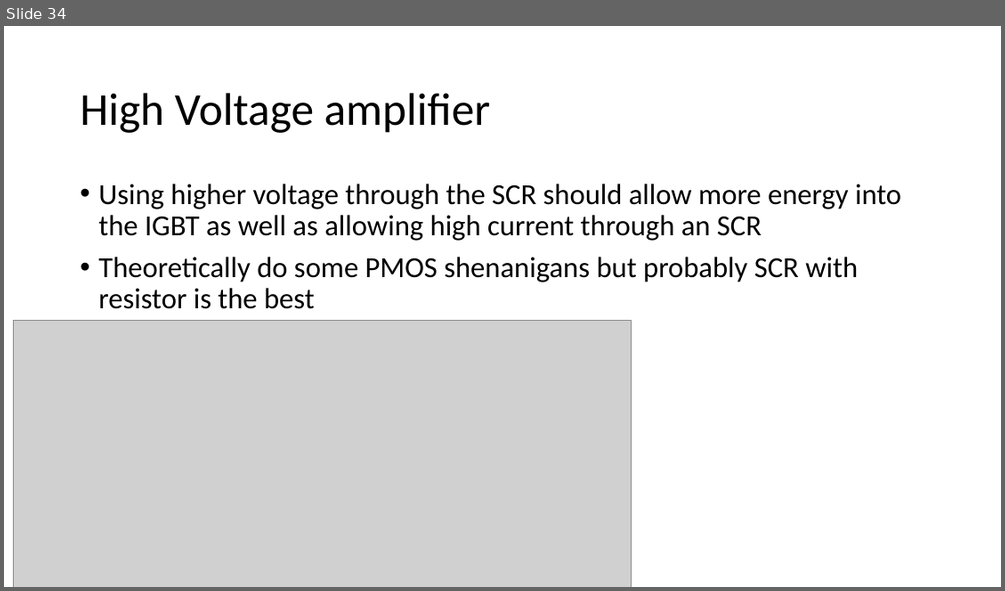
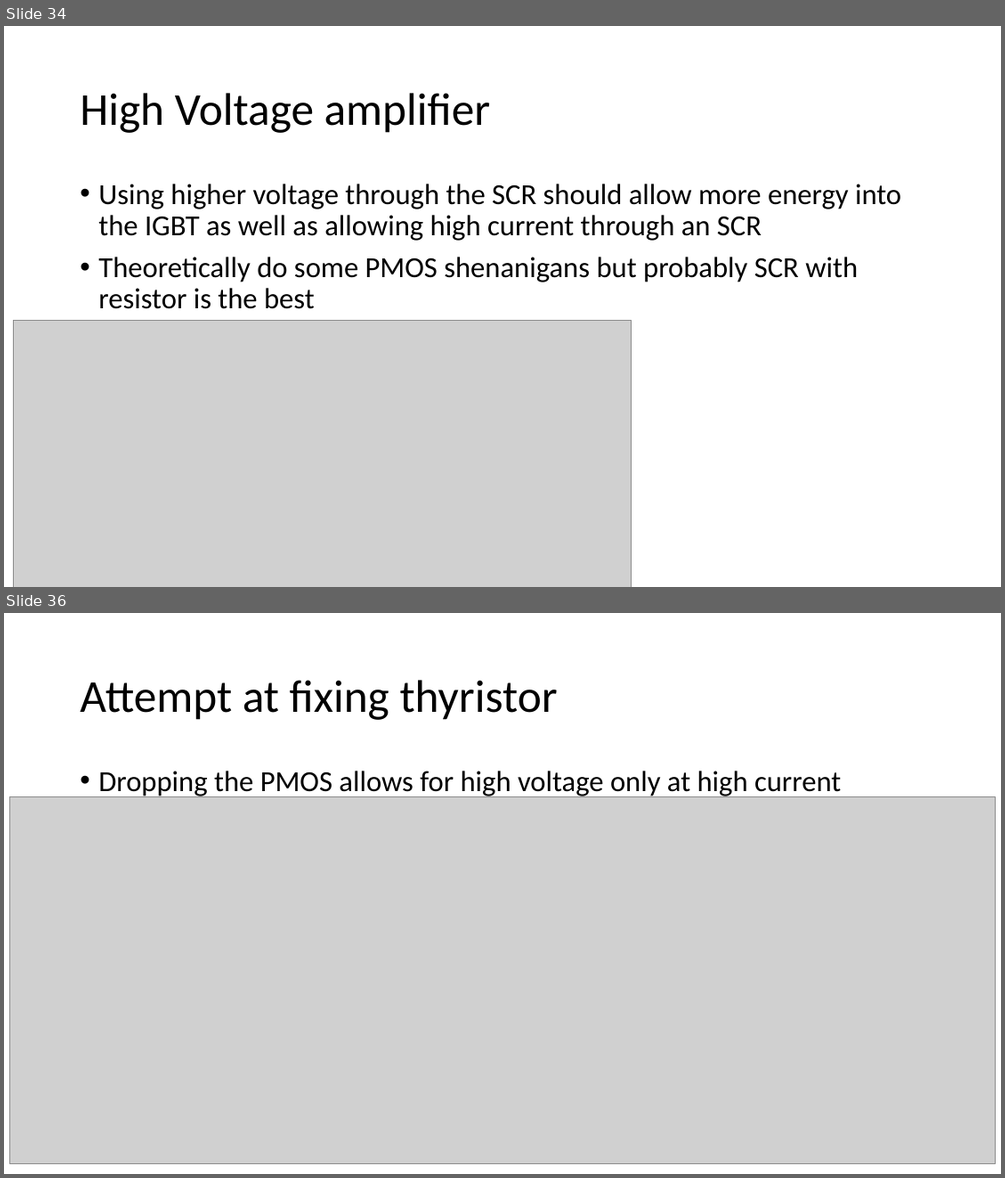
Before and after one commit to will4269/capstone, a slide deck: photo-interrupt.pptx. Shown one above the other, each under a label of ours: slide 34 before the commit, slides 34 and 36 after it; the slides between them are not shown. The pictures are 1005x591 and 1005x1178 pixels, drawn with LibreOffice and Linux fonts; fonts in the diff are those of the drawing; grey boxes stand for pictures. Boxes give left, top, right and bottom in pixels: in the first picture for what was removed or moved away, otherwise in the second. Text is boxed around its words. In the diff, an @@ line names an element or a change of style, - is before the commit and + after.

```diff
--- a/photo-interrupt.pptx
+++ b/photo-interrupt.pptx
@@ slide 36 added at (4, 613, 1001, 1174), background #FFFFFF @@
@@ title added at (80, 680, 558, 720), 44 pt, text #000000 @@
+Attempt at fixing thyristor
@@ text added at (98, 771, 841, 798), 28 pt, text #000000 @@
+• Dropping the PMOS allows for high voltage only at high current
@@ picture added at (10, 797, 995, 1163) @@
```
Also in this commit, not shown: 1 other slide added, 1 other file.
